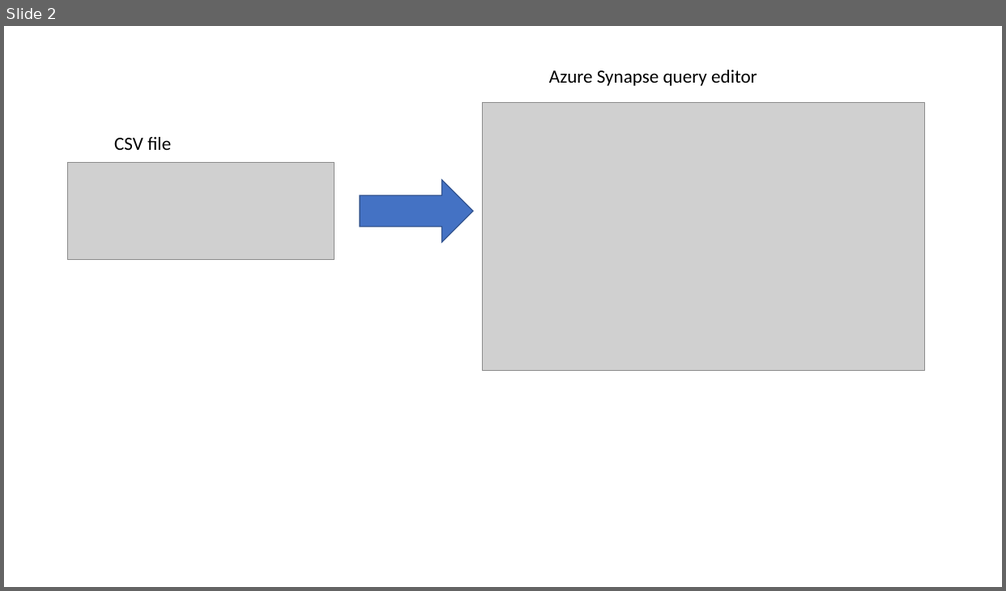
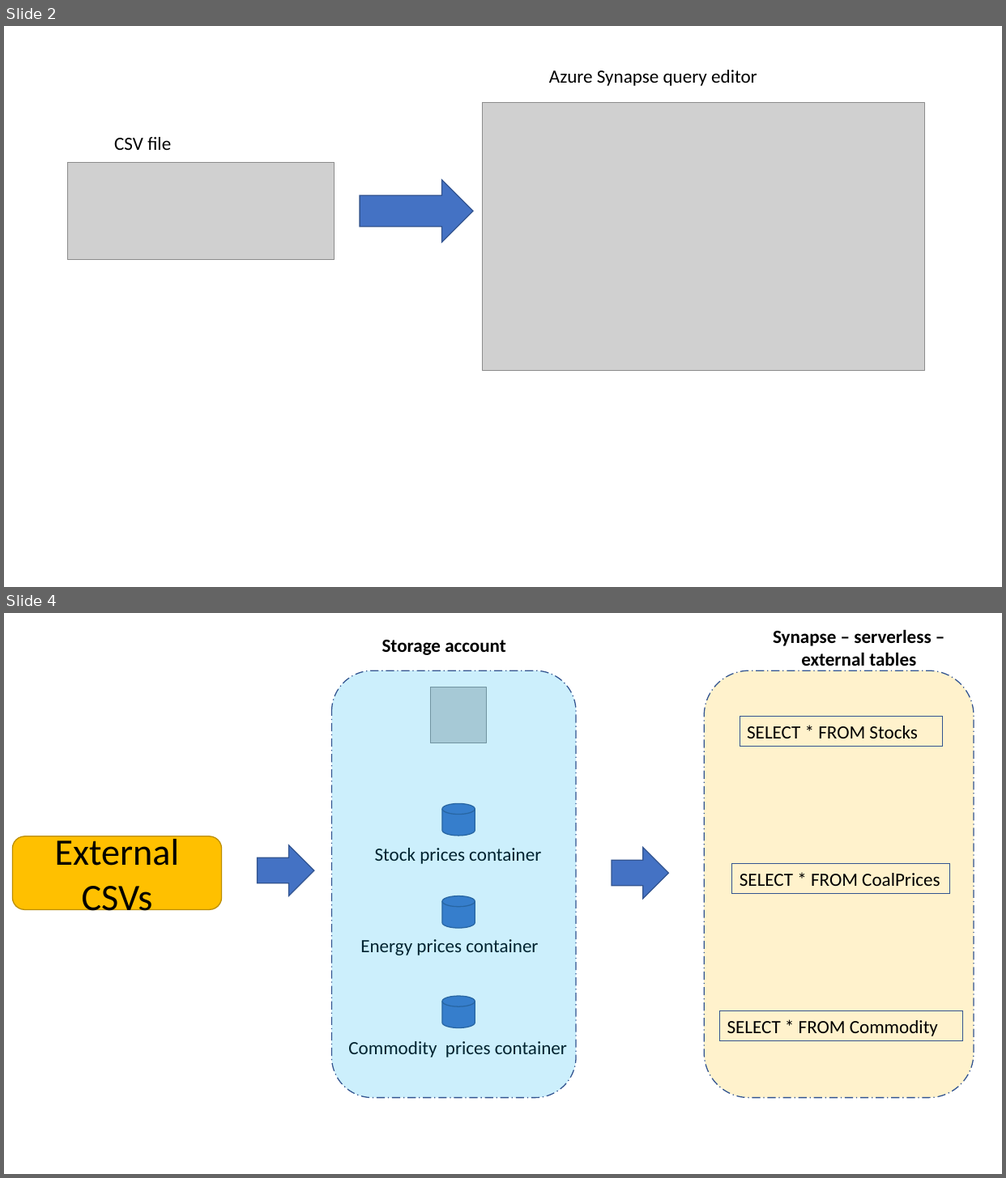
Before and after one commit to sdg002/AzureTrials, a slide deck: synapse-sqlviews-integrationtesting/docs/Synapse-Presentation1.pptx. Shown one above the other, each under a label of ours: slide 2 before the commit, slides 2 and 4 after it; the slides between them are not shown. The pictures are 1006x591 and 1006x1178 pixels, drawn with LibreOffice and Linux fonts; fonts in the diff are those of the drawing; grey boxes stand for pictures. Boxes give left, top, right and bottom in pixels: in the first picture for what was removed or moved away, otherwise in the second. Text is boxed around its words. In the diff, an @@ line names an element or a change of style, - is before the commit and + after.

```diff
--- a/synapse-sqlviews-integrationtesting/docs/Synapse-Presentation1.pptx
+++ b/synapse-sqlviews-integrationtesting/docs/Synapse-Presentation1.pptx
@@ slide 4 added at bbox=[4, 613, 1002, 1174], background #FFFFFF @@
@@ text added at bbox=[773, 629, 931, 671], 18 pt, text #000000, bold @@
+Synapse – serverless – external tables
@@ text added at bbox=[382, 640, 506, 655], 18 pt, text #000000, bold @@
+Storage account
@@ rounded rectangle added at bbox=[332, 671, 576, 1098], fill #00B0F0 at 20% opacity, outline #325491 1 pt dashed @@
@@ rounded rectangle added at bbox=[704, 671, 974, 1098], fill #FFC000 at 20% opacity, outline #325491 1 pt dashed @@
@@ picture added at bbox=[431, 687, 486, 743] @@
@@ rectangle added at bbox=[740, 717, 943, 747], outline #325491 0.75 pt, 18 pt, text #000000 @@
+SELECT * FROM Stocks
@@ cylinder added at bbox=[442, 804, 475, 836], fill #4472C4, outline #325491 1 pt @@
@@ rounded rectangle added at bbox=[12, 837, 221, 910], fill #FFC000, outline #BD8E00 1 pt, 36 pt, text #000000 @@
+External CSVs
@@ left arrow added at bbox=[257, 845, 314, 896], fill #4472C4, outline #325491 1 pt @@
@@ text added at bbox=[375, 848, 541, 864], 18 pt, text #000000 @@
+Stock prices container
@@ left arrow added at bbox=[612, 847, 669, 898], fill #4472C4, outline #325491 1 pt @@
@@ rectangle added at bbox=[732, 864, 950, 894], outline #325491 0.75 pt, 18 pt, text #000000 @@
+SELECT * FROM CoalPrices
@@ cylinder added at bbox=[442, 896, 475, 928], fill #4472C4, outline #325491 1 pt @@
@@ text added at bbox=[360, 939, 538, 956], 18 pt, text #000000 @@
+Energy prices container
@@ cylinder added at bbox=[442, 996, 475, 1029], fill #4472C4, outline #325491 1 pt @@
@@ rectangle added at bbox=[720, 1012, 962, 1041], outline #325491 0.75 pt, 18 pt, text #000000 @@
+SELECT * FROM Commodity
@@ text added at bbox=[348, 1041, 567, 1058], 18 pt, text #000000 @@
+Commodity prices container
```
Also in this commit, not shown: 1 other slide added, 3 other files.
